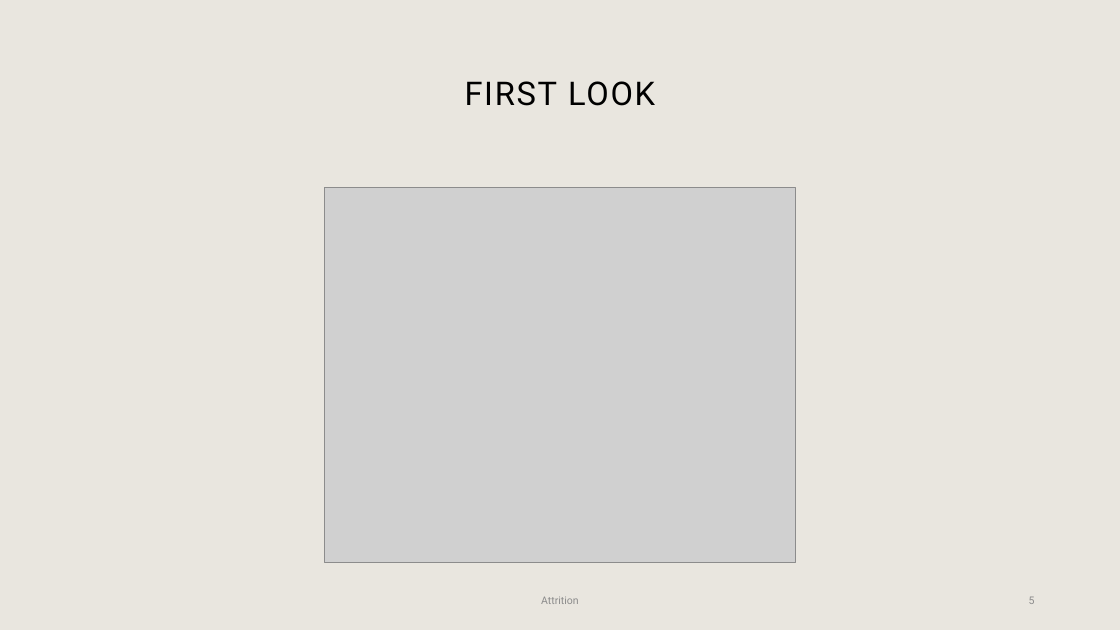
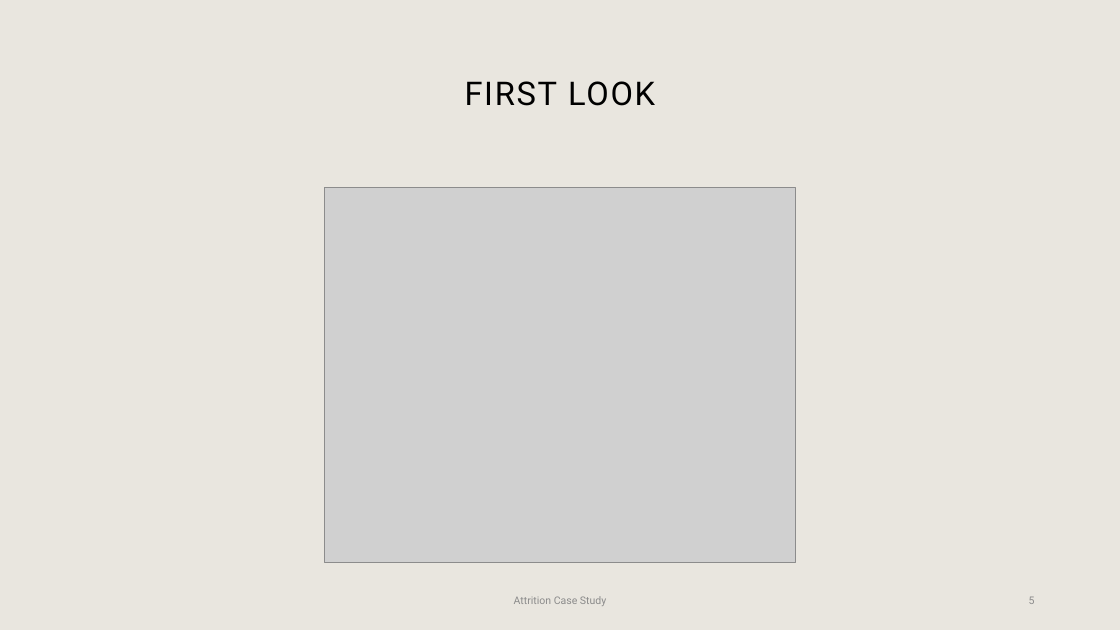
Before and after one commit to malakmosly/Attrition-Case-Study, a slide deck: slide 5 of Presentation.pptx. Drawn at 1120x630 pixels with LibreOffice and Linux fonts; fonts in the diff are those of the drawing; grey boxes stand for pictures. Boxes give left, top, right and bottom in pixels: in the first picture for what was removed or moved away, otherwise in the second. Text is boxed around its words. In the diff, an @@ line names an element or a change of style, - is before the commit and + after.

Commit message:
Case Study Presentation

```diff
--- a/Presentation.pptx
+++ b/Presentation.pptx
@@ text at (x1=514, y1=596, x2=606, y2=606): text changed @@
-Attrition
+Attrition Case Study
```
Also in this commit, not shown: 2 other slides changed, 1 other file.
